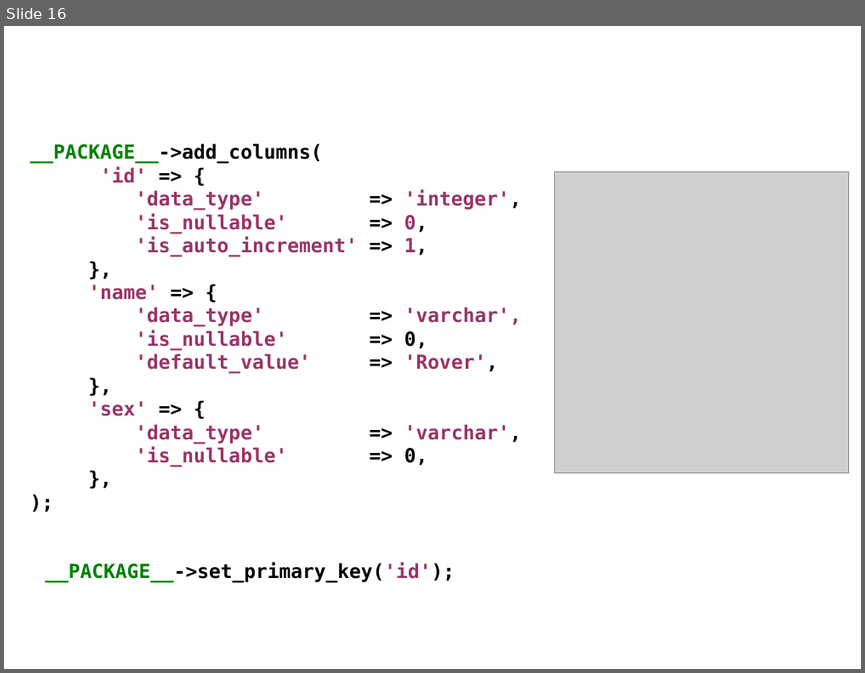
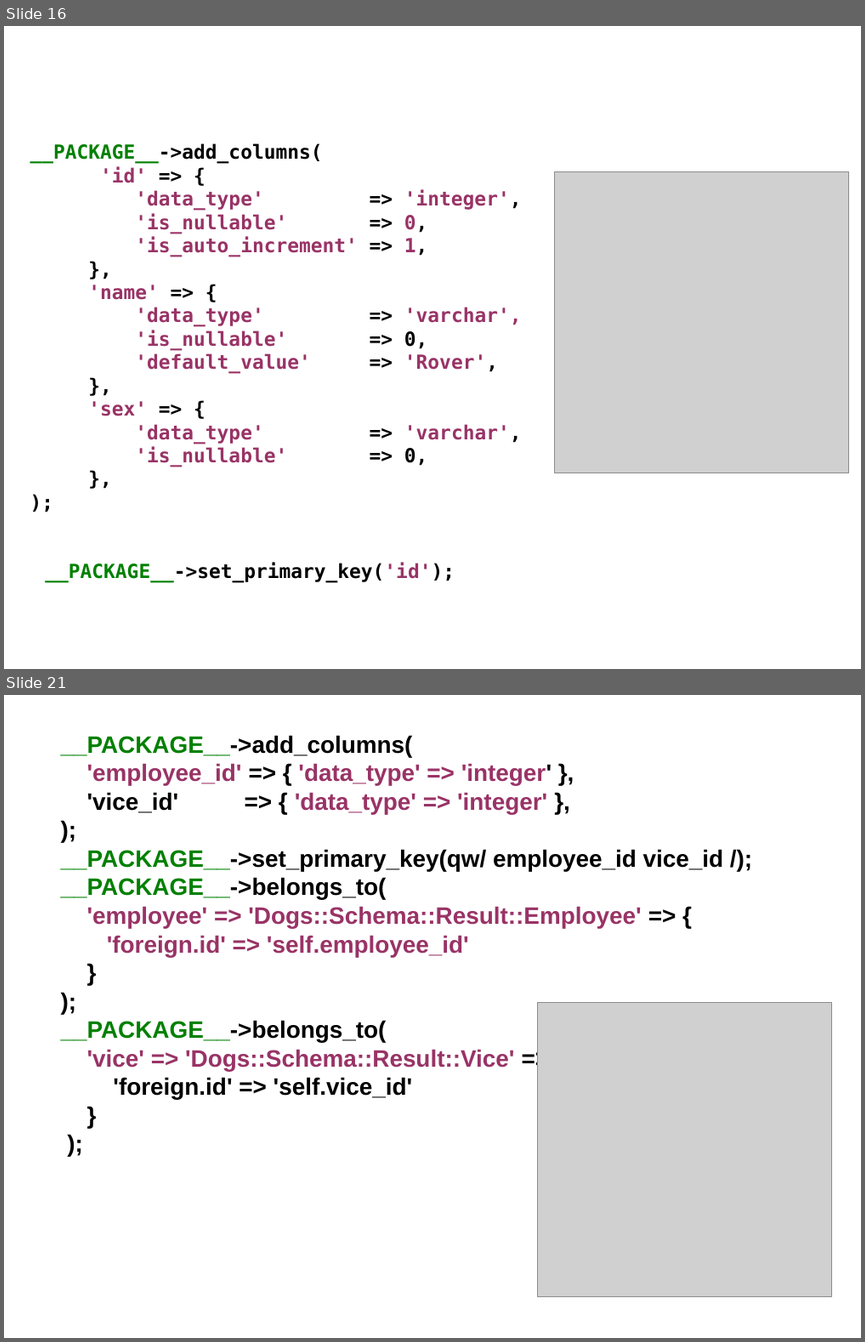
Before and after one commit to erezschatz/Presentation, a slide deck: dbix-class.odp. Shown one above the other, each under a label of ours: slide 16 before the commit, slides 16 and 21 after it; the slides between them are not shown. The pictures are 865x673 and 865x1342 pixels, drawn with LibreOffice and Linux fonts; fonts in the diff are those of the drawing; grey boxes stand for pictures. Boxes give left, top, right and bottom in pixels: in the first picture for what was removed or moved away, otherwise in the second. Text is boxed around its words. In the diff, an @@ line names an element or a change of style, - is before the commit and + after.

Commit message:
oops on the data_type, more slides

```diff
--- a/dbix-class.odp
+++ b/dbix-class.odp
@@ slide 21 added at (4, 695, 861, 1338), background #FFFFFF @@
@@ text added at (61, 735, 724, 1099), 22 pt, text #993366, bold @@
+__PACKAGE__->add_columns(
+'employee_id' => { 'data_type' => 'integer' },
+'vice_id' => { 'data_type' => 'integer' },
+);
+__PACKAGE__->set_primary_key(qw/ employee_id vice_id /);
+__PACKAGE__->belongs_to(
+'employee' => 'Dogs::Schema::Result::Employee' => {
+'foreign.id' => 'self.employee_id'
+}
+);
+__PACKAGE__->belongs_to(
+'vice' => 'Dogs::Schema::Result::Vice' => {
+'foreign.id' => 'self.vice_id'
+}
+);
@@ picture added at (537, 1002, 831, 1297) @@
```
Also in this commit, not shown: 1 slide changed, 3 other slides added, 2 other files.
